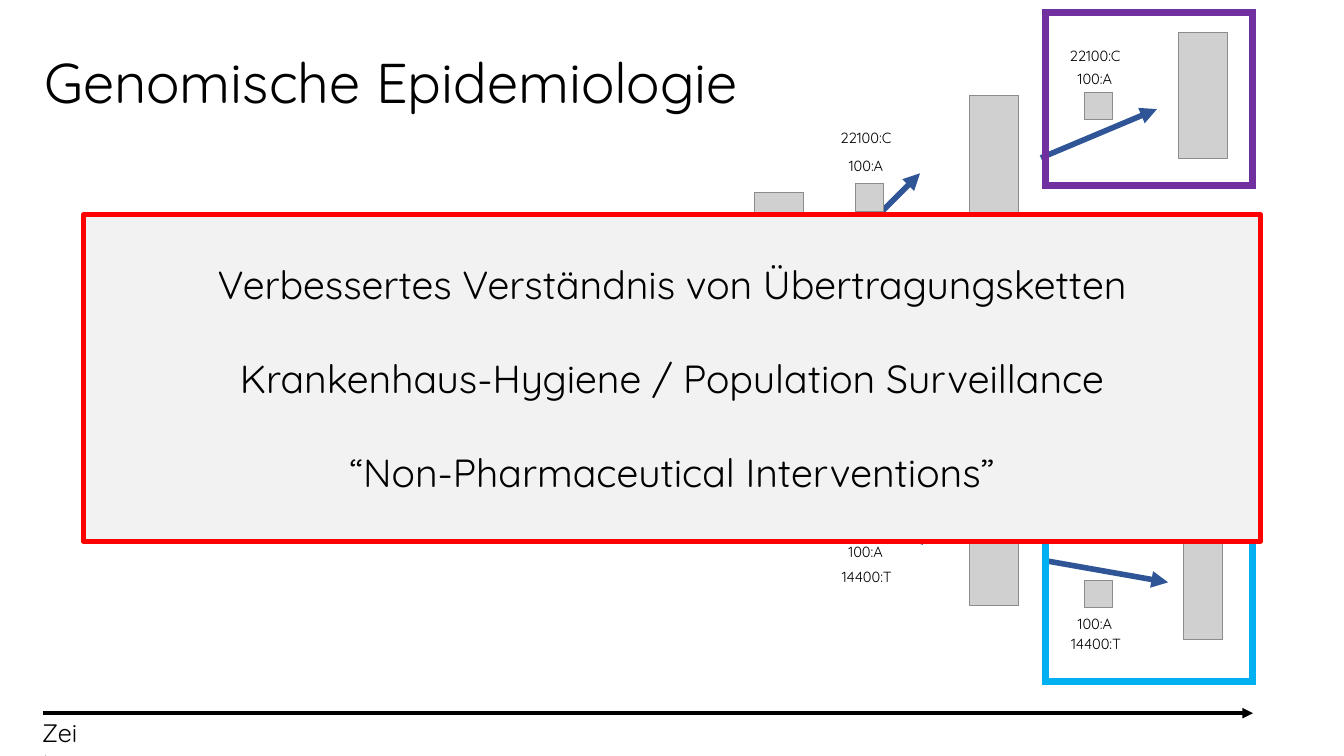
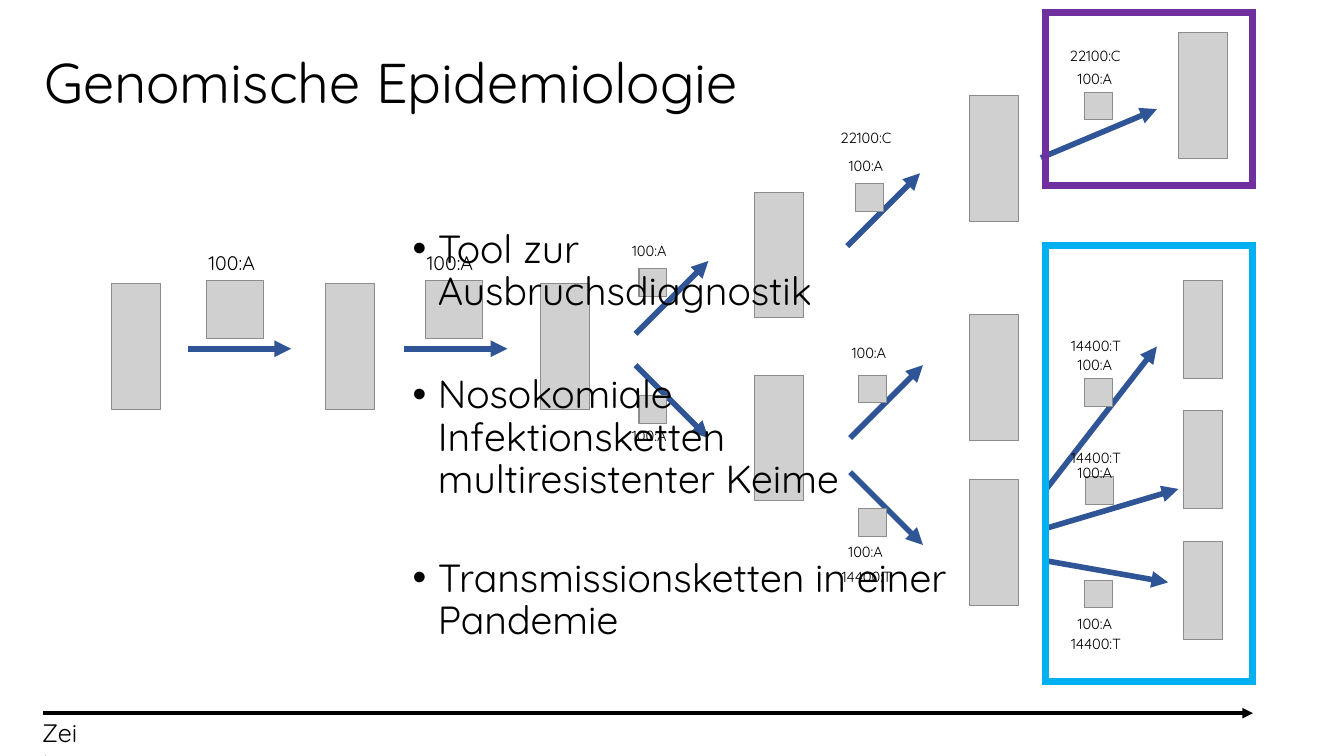
Before and after one commit to DiltheyLab/Teaching, a slide deck: slide 3 of Genomische Epidemiologie.pptx (slide 4 before the commit). Drawn at 1344x756 pixels with LibreOffice and Linux fonts; fonts in the diff are those of the drawing; grey boxes stand for pictures. Boxes give left, top, right and bottom in pixels: in the first picture for what was removed or moved away, otherwise in the second. Text is boxed around its words. In the diff, an @@ line names an element or a change of style, - is before the commit and + after.

```diff
--- a/Genomische Epidemiologie.pptx
+++ b/Genomische Epidemiologie.pptx
@@ rectangle removed at box(84, 215, 1261, 541) @@
-Verbessertes Verständnis von Übertragungsketten
-Krankenhaus-Hygiene / Population Surveillance
-“Non-Pharmaceutical Interventions”
@@ text added at box(438, 234, 947, 593), 28 pt, text #000000 @@
+• Tool zur
+  Ausbruchsdiagnostik
+• Nosokomiale Infektionsketten
+  multiresistenter Keime
+• Transmissionsketten in einer
+  Pandemie
@@ text added at box(209, 256, 255, 271), 14 pt, text #000000 @@
+100:A
@@ text added at box(427, 250, 473, 270), 14 pt, text #000000 @@
+100:A
@@ text added at box(632, 245, 666, 256), 10.5 pt, text #000000 @@
+100:A
@@ arrow added from (636, 334) to (709, 261), #2F5597 4 pt @@
@@ picture added at box(639, 269, 667, 297) @@
@@ picture added at box(111, 283, 160, 409) @@
@@ picture added at box(207, 280, 264, 338) @@
@@ picture added at box(326, 283, 375, 409) @@
@@ picture added at box(425, 280, 483, 338) @@
@@ picture added at box(540, 283, 590, 409) @@
@@ picture added at box(1184, 280, 1222, 378) @@
@@ picture added at box(970, 315, 1019, 441) @@
@@ arrow added from (189, 349) to (291, 349), #2F5597 4 pt @@
@@ arrow added from (404, 349) to (507, 349), #2F5597 4 pt @@
@@ text added at box(852, 347, 886, 358), 10.5 pt, text #000000 @@
+100:A
@@ arrow added from (1046, 490) to (1157, 347), #2F5597 4 pt @@
@@ text added at box(1071, 340, 1121, 351), 10.5 pt, text #000000 @@
+14400:T
@@ text added at box(1078, 359, 1112, 370), 10.5 pt, text #000000 @@
+100:A
@@ arrow added from (636, 365) to (709, 439), #2F5597 4 pt @@
@@ picture added at box(755, 375, 805, 501) @@
@@ arrow added from (850, 439) to (924, 365), #2F5597 4 pt @@
@@ picture added at box(859, 375, 887, 403) @@
@@ picture added at box(1085, 379, 1113, 407) @@
@@ picture added at box(639, 395, 667, 423) @@
@@ picture added at box(1184, 410, 1222, 508) @@
@@ text added at box(632, 426, 666, 446), 10.5 pt, text #000000 @@
+100:A
@@ text added at box(1071, 448, 1121, 468), 10.5 pt, text #000000 @@
+14400:T
@@ text added at box(1078, 467, 1112, 483), 10.5 pt, text #000000 @@
+100:A
@@ picture added at box(1086, 477, 1114, 505) @@
@@ picture added at box(859, 509, 887, 537) @@
@@ arrow added from (1046, 528) to (1179, 489), #2F5597 4 pt @@
```
Also in this commit, not shown: 9 other slides changed, 3 slides removed.
